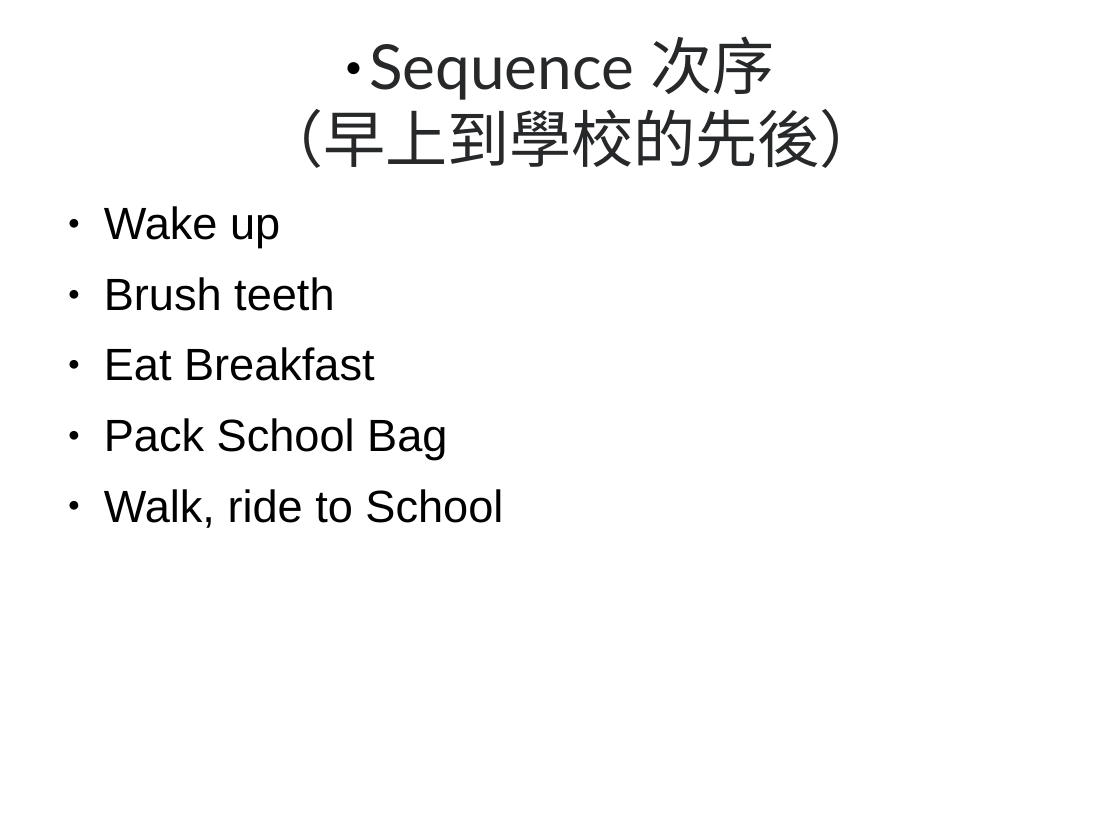
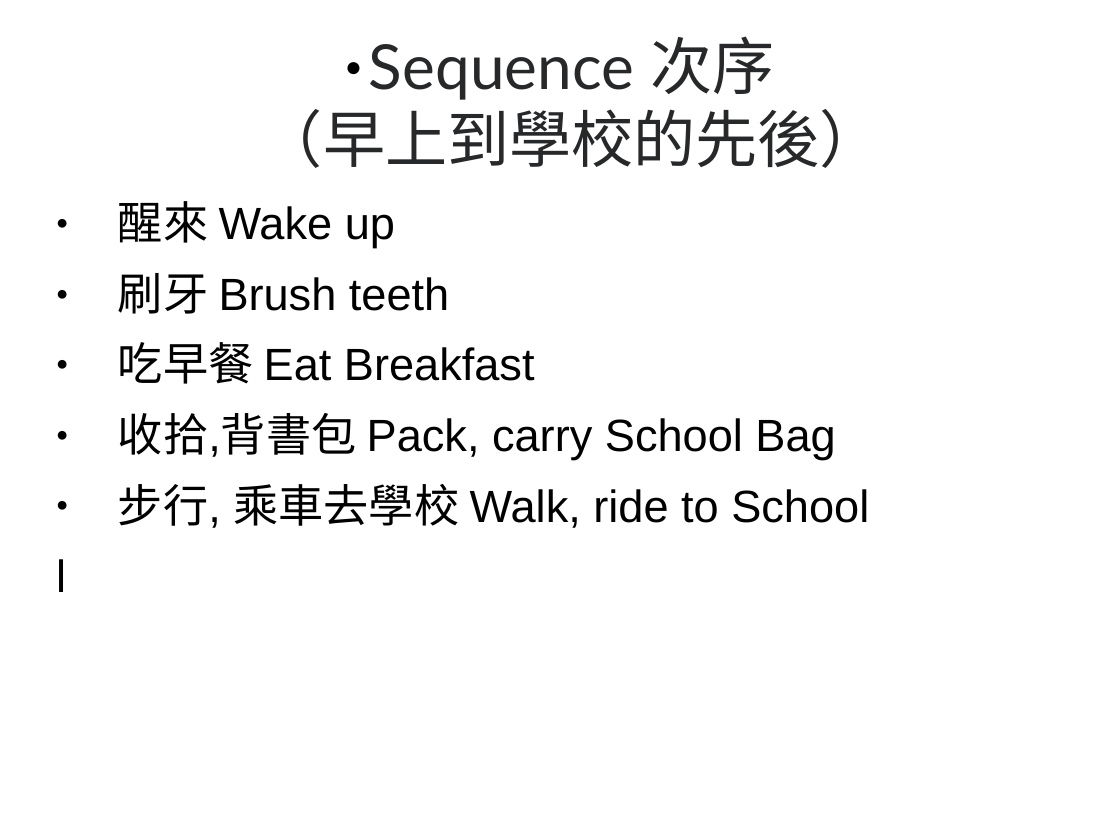
Before and after one commit to kienchen/tungli_ai, a slide deck: slide 3 of Programming/程式邏輯的介紹.ppt. Drawn at 1120x840 pixels with LibreOffice and Linux fonts; fonts in the diff are those of the drawing. Boxes give left, top, right and bottom in pixels: in the first picture for what was removed or moved away, otherwise in the second. Text is boxed around its words. In the diff, an @@ line names an element or a change of style, - is before the commit and + after.

```diff
--- a/Programming/程式邏輯的介紹.ppt
+++ b/Programming/程式邏輯的介紹.ppt
@@ text at (56, 201, 869, 592): text changed @@
-● Wake up
-● Brush teeth
-● Eat Breakfast
-● Pack School Bag
-● Walk, ride to School
+● 醒來 Wake up
+● 刷牙 Brush teeth
+● 吃早餐 Eat Breakfast
+● 收拾,背書包 Pack, carry School Bag
+● 步行, 乘車去學校 Walk, ride to School
+l
```
Also in this commit, not shown: 5 other slides changed, 1 slide added, 1 slide removed.
